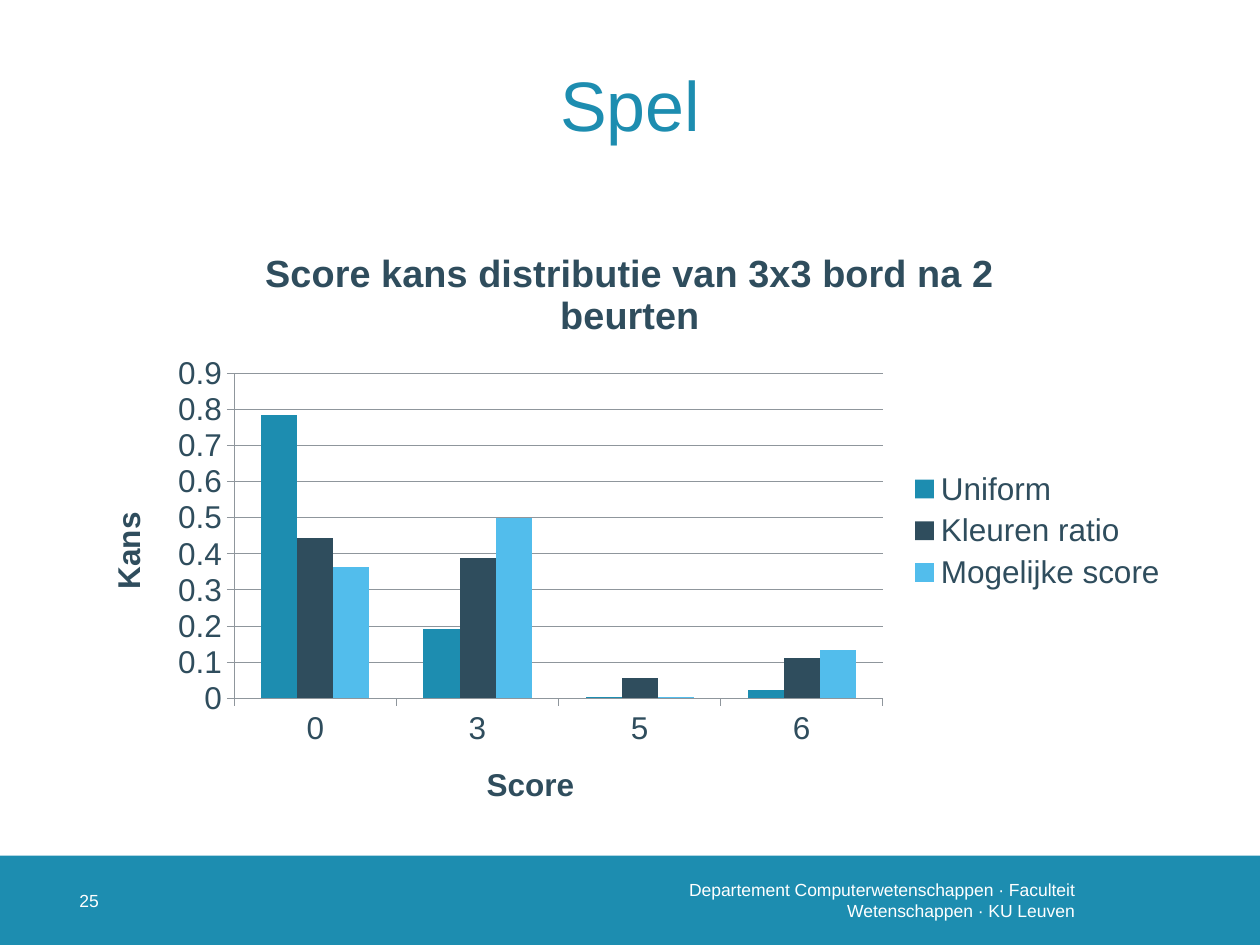
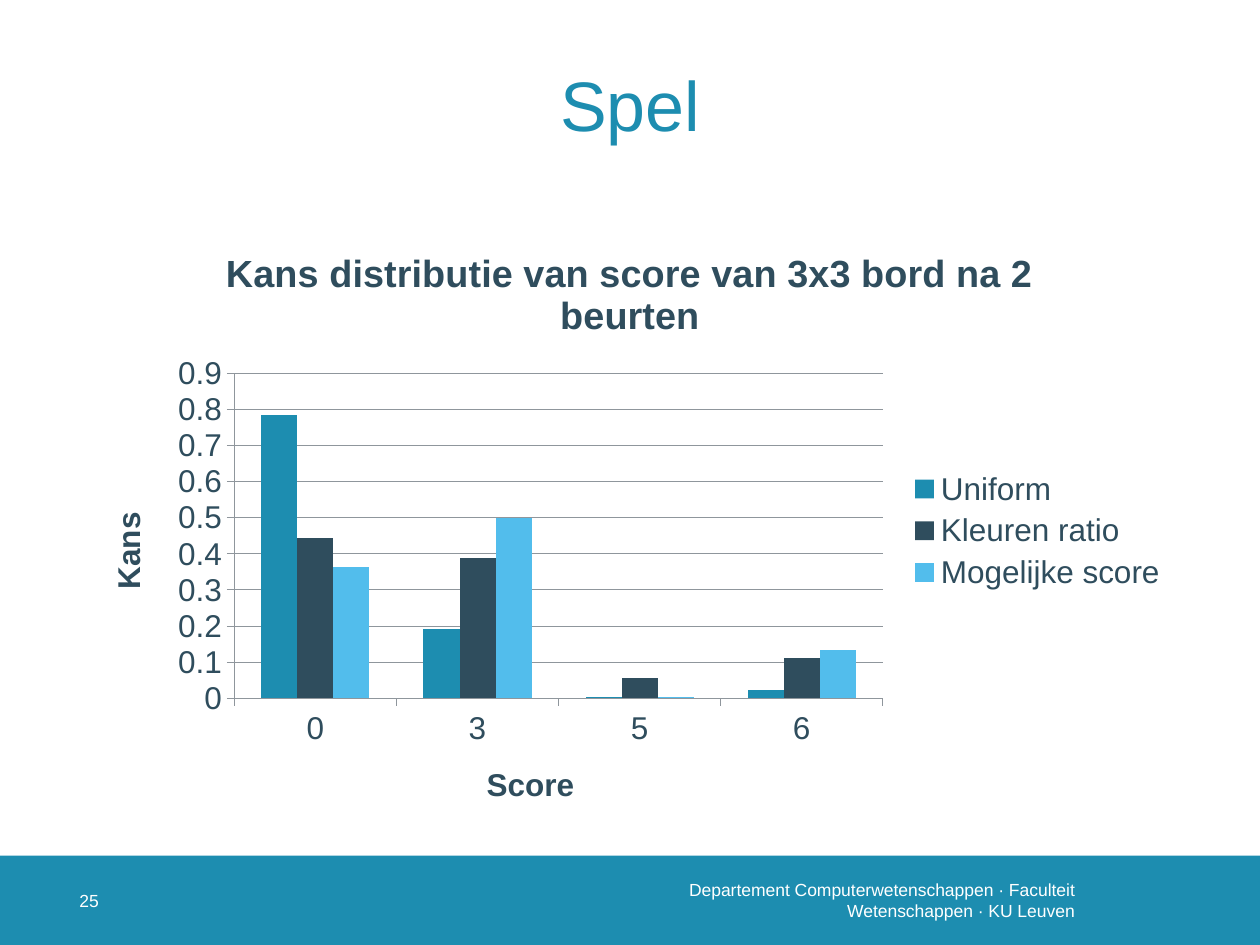
Before and after one commit to susverwimp/T208-Probabilistic-Programming-A-Case-Study, a slide deck: slide 26 of thesis/presentations/2 second/second.pptx. Drawn at 1260x945 pixels with LibreOffice and Linux fonts; fonts in the diff are those of the drawing; background and template pictures are left out. Boxes give left, top, right and bottom in pixels: in the first picture for what was removed or moved away, otherwise in the second. Text is boxed around its words. In the diff, an @@ line names an element or a change of style, - is before the commit and + after.

Commit message:
second presentation + tekst

```diff
--- a/thesis/presentations/2 second/second.pptx
+++ b/thesis/presentations/2 second/second.pptx
@@ column chart at bbox=[79, 228, 1181, 833] @@
@@ title "Score kans distributie van 3x3 bord na 2 beurten" to "Kans distributie van score van 3x3 bord na 2 beurten" @@
```
Also in this commit, not shown: 18 other files.
